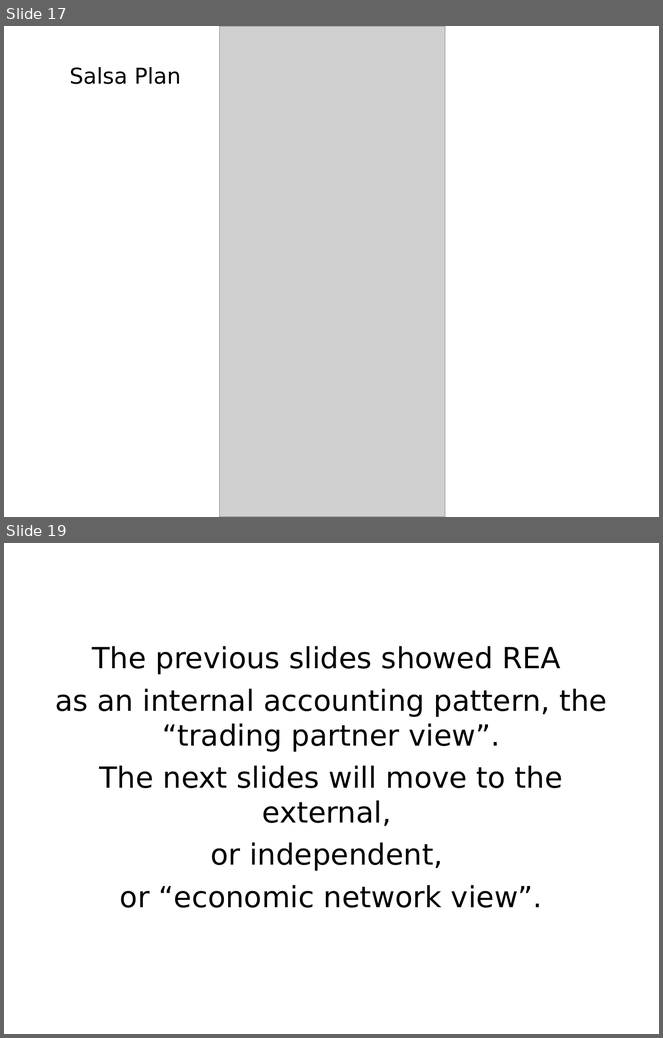
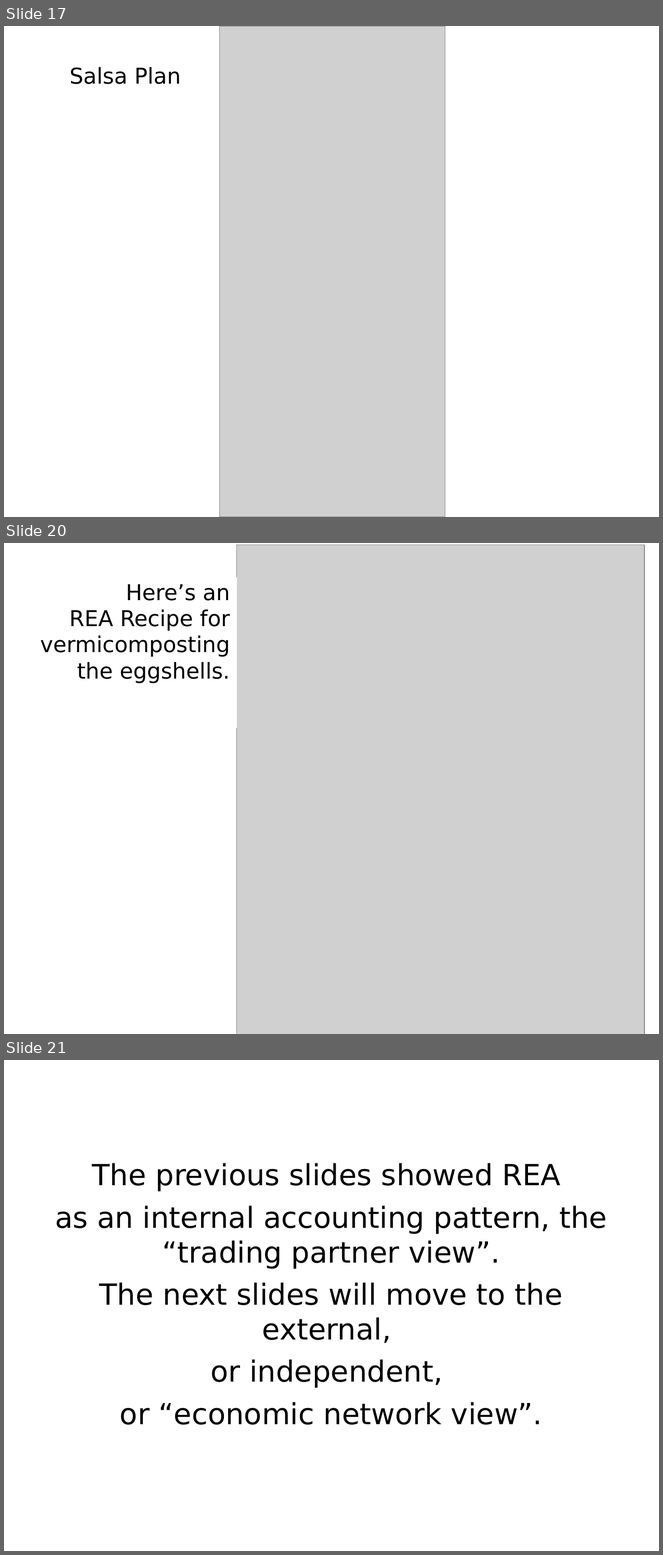
Before and after one commit to valueflows/vf-apps, a slide deck: REA intro.odp. Shown one above the other, each under a label of ours: slides 17 and 19 before the commit, slides 17, 20 and 21 after it; the slides between them are not shown. The pictures are 663x1038 and 663x1555 pixels, drawn with LibreOffice and Linux fonts; fonts in the diff are those of the drawing; grey boxes stand for pictures. Boxes give left, top, right and bottom in pixels: in the first picture for what was removed or moved away, otherwise in the second. Text is boxed around its words. In the diff, an @@ line names an element or a change of style, - is before the commit and + after.

```diff
--- a/REA intro.odp
+++ b/REA intro.odp
@@ slide 20 added at <box>4,543,659,1034</box>, background #FFFFFF @@
@@ picture added at <box>236,545,645,1034</box> @@
@@ rectangle added at <box>30,577,236,728</box>, outline #FFFFFF 0 pt, 24 pt, text #000000 @@
+Here’s an
+REA Recipe for
+vermicomposting
+the eggshells.
@@ what was slide 19 is now slide 21 @@
```
Also in this commit, not shown: 1 other slide added.
